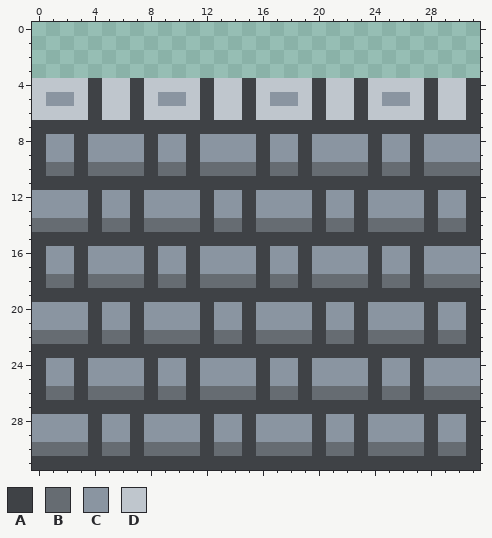
Pixel-art sprite: Assets/Sprites/Environment/wall_bottom.png. The picture above is the old version.
The file is 32x32 pixels. Colours within 5 levels of each other are drawn and written as one.
Palette (. is transparent): A #3f4246  B #666c72  C #8a95a1  D #bfc6cd
Pixels before, first column x 0:
 4 DDDDADDADDDDADDADDDDADDADDDDADDA
 5 DCCDADDADCCDADDADCCDADDADCCDADDA
 6 DDDDADDADDDDADDADDDDADDADDDDADDA
 7 AAAAAAAAAAAAAAAAAAAAAAAAAAAAAAAA
 8 ACCACCCCACCACCCCACCACCCCACCACCCC
 9 ACCACCCCACCACCCCACCACCCCACCACCCC
10 ABBABBBBABBABBBBABBABBBBABBABBBB
11 AAAAAAAAAAAAAAAAAAAAAAAAAAAAAAAA
12 CCCCACCACCCCACCACCCCACCACCCCACCA
13 CCCCACCACCCCACCACCCCACCACCCCACCA
14 BBBBABBABBBBABBABBBBABBABBBBABBA
15 AAAAAAAAAAAAAAAAAAAAAAAAAAAAAAAA
16 ACCACCCCACCACCCCACCACCCCACCACCCC
17 ACCACCCCACCACCCCACCACCCCACCACCCC
18 ABBABBBBABBABBBBABBABBBBABBABBBB
19 AAAAAAAAAAAAAAAAAAAAAAAAAAAAAAAA
20 CCCCACCACCCCACCACCCCACCACCCCACCA
21 CCCCACCACCCCACCACCCCACCACCCCACCA
22 BBBBABBABBBBABBABBBBABBABBBBABBA
23 AAAAAAAAAAAAAAAAAAAAAAAAAAAAAAAA
24 ACCACCCCACCACCCCACCACCCCACCACCCC
25 ACCACCCCACCACCCCACCACCCCACCACCCC
26 ABBABBBBABBABBBBABBABBBBABBABBBB
27 AAAAAAAAAAAAAAAAAAAAAAAAAAAAAAAA
28 CCCCACCACCCCACCACCCCACCACCCCACCA
29 CCCCACCACCCCACCACCCCACCACCCCACCA
30 BBBBABBABBBBABBABBBBABBABBBBABBA
31 AAAAAAAAAAAAAAAAAAAAAAAAAAAAAAAA
And afterwards:
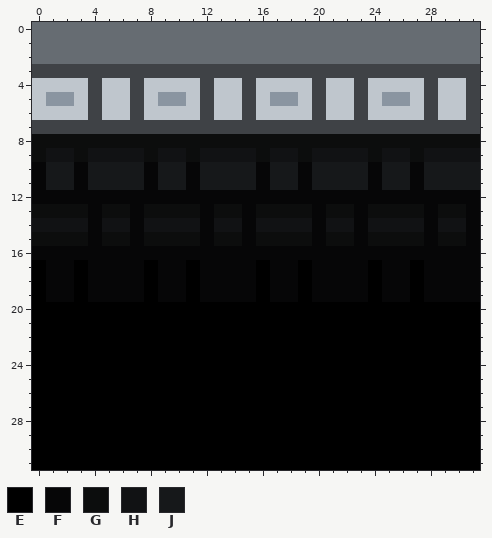
Colours new in this view: E #000000  F #060607  G #0c0d0d  H #111214  J #16181a
Change:
Changed rows in their new state; - is an unchanged pixel.
first column x 0:
 0 BBBBBBBBBBBBBBBBBBBBBBBBBBBBBBBB
 1 BBBBBBBBBBBBBBBBBBBBBBBBBBBBBBBB
 2 BBBBBBBBBBBBBBBBBBBBBBBBBBBBBBBB
 3 AAAAAAAAAAAAAAAAAAAAAAAAAAAAAAAA
first column x 0:
 8 GGGGGGGGGGGGGGGGGGGGGGGGGGGGGGGG
 9 GHHGHHHHGHHGHHHHGHHGHHHHGHHGHHHH
10 FJJFJJJJFJJFJJJJFJJFJJJJFJJFJJJJ
11 FJJFJJJJFJJFJJJJFJJFJJJJFJJFJJJJ
12 FFFFFFFFFFFFFFFFFFFFFFFFFFFFFFFF
13 GGGGFGGFGGGGFGGFGGGGFGGFGGGGFGGF
14 HHHHFHHFHHHHFHHFHHHHFHHFHHHHFHHF
15 GGGGFGGFGGGGFGGFGGGGFGGFGGGGFGGF
16 FFFFFFFFFFFFFFFFFFFFFFFFFFFFFFFF
17 EFFEFFFFEFFEFFFFEFFEFFFFEFFEFFFF
18 EFFEFFFFEFFEFFFFEFFEFFFFEFFEFFFF
19 EFFEFFFFEFFEFFFFEFFEFFFFEFFEFFFF
20 EEEEEEEEEEEEEEEEEEEEEEEEEEEEEEEE
21 EEEEEEEEEEEEEEEEEEEEEEEEEEEEEEEE
22 EEEEEEEEEEEEEEEEEEEEEEEEEEEEEEEE
23 EEEEEEEEEEEEEEEEEEEEEEEEEEEEEEEE
24 EEEEEEEEEEEEEEEEEEEEEEEEEEEEEEEE
25 EEEEEEEEEEEEEEEEEEEEEEEEEEEEEEEE
26 EEEEEEEEEEEEEEEEEEEEEEEEEEEEEEEE
27 EEEEEEEEEEEEEEEEEEEEEEEEEEEEEEEE
28 EEEEEEEEEEEEEEEEEEEEEEEEEEEEEEEE
29 EEEEEEEEEEEEEEEEEEEEEEEEEEEEEEEE
30 EEEEEEEEEEEEEEEEEEEEEEEEEEEEEEEE
31 EEEEEEEEEEEEEEEEEEEEEEEEEEEEEEEE
Boxes around the changes in both pictures, in picture pixels (x1, y1, x2, y2):
changed: (32, 22, 480, 470)
